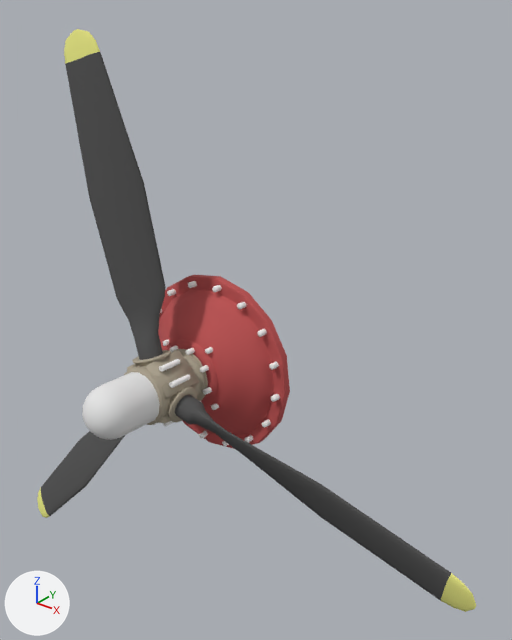
The OBJ model Modelos/Parte_B.obj as it was, and as the next commit left it.
The view is the same before and after, from a camera (50 mm lens) standing at (0.539, -1.297, 1.328) and looking at (-0.015, -0.604, 0.899). The lights are fixed; the arrows at lower left show +X, +Y and +Z. Where no turn or scale is listed for an object, it has been applied to the vertices.

Objects in the first picture: 'Parte_B'.
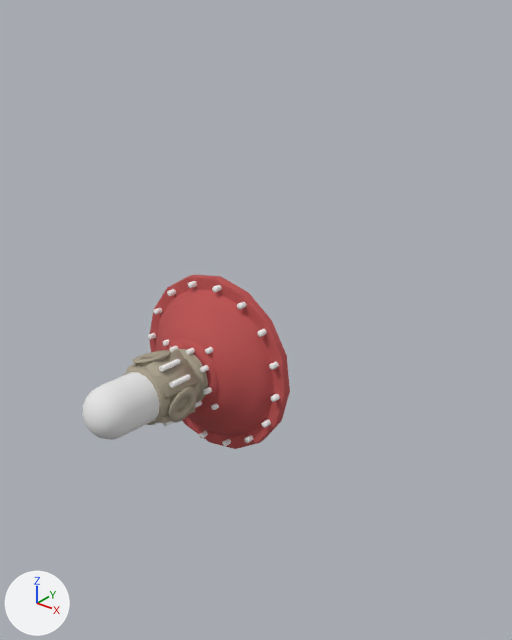
Commit message: update Parte_B

Boxes [x1, y1, x2, y2] around the edits, measured in the pictures (512 x 640 px):
'Parte_B', reshaped (52% narrower, 70% shorter): before [37, 29, 476, 612]; after [82, 275, 290, 449]
part 1 of me_parte_b, deleted: before [37, 431, 125, 518]
part 2 of me_parte_b, deleted: before [175, 395, 476, 612]
part 3 of me_parte_b, deleted: before [64, 29, 166, 360]

Patch to the scene script:
```diff
--- a/Modelos/Parte_B.obj.py
+++ b/Modelos/Parte_B.obj.py
@@ me_parte_b @@
 me_parte_b.from_pydata(...)  # 3529 vertices, 3310 faces; spans x -0.477..0.37, y -0.815..-0.545, z 0.39..1.263
 # used by ob_parte_b; location = (0.0, 0.0, 0.0)
+# me_parte_b part 1: the loose piece of 176 vertices spanning x -0.477..-0.146, y -0.722..-0.666, z 0.39..0.761 is deleted
+# me_parte_b part 2: the loose piece of 176 vertices spanning x -0.095..0.37, y -0.703..-0.663, z 0.661..0.791 is deleted
+# me_parte_b part 3: the loose piece of 176 vertices spanning x -0.317..-0.13, y -0.699..-0.632, z 0.814..1.263 is deleted
 me_parte_b.materials.append(mat_pasted__polysurface37sg)
@@ me_parte_b @@
 me_parte_b.materials.append(mat_pasted__polysurface40sg)
-me_parte_b.materials.append(mat_pasted__polysurface198sg)  # dark grey #505050
-me_parte_b.materials.append(mat_pasted__polysurface38sg1)  # yellow #eded86
 me_parte_b.materials.append(mat_pasted__polysurface69sg)
```
